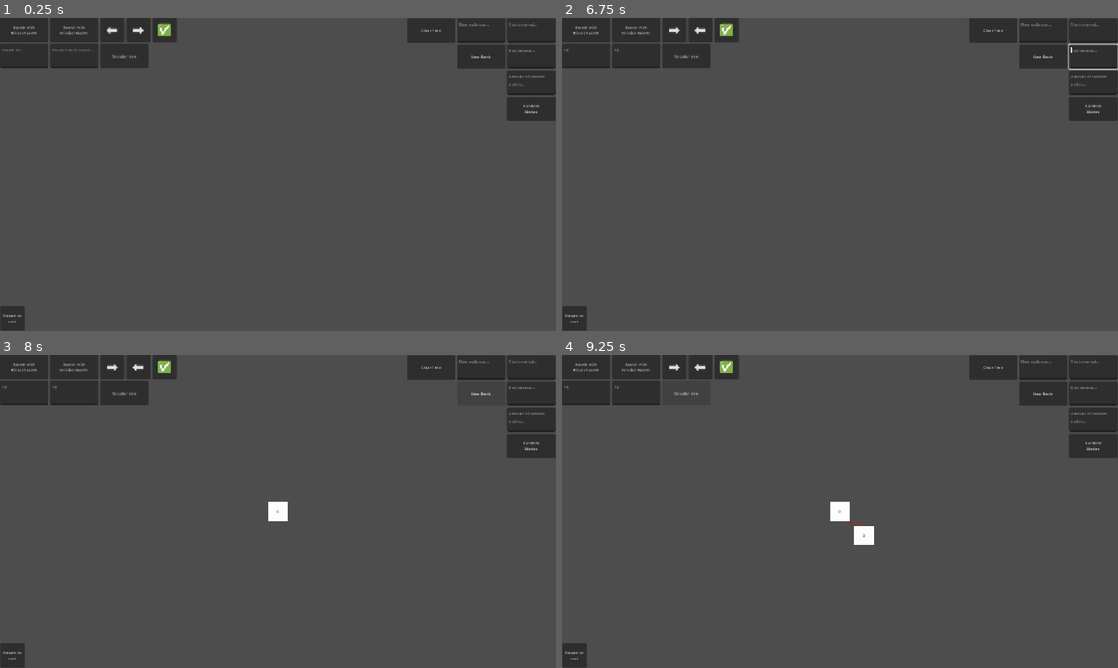
Above: before the commit, frames 1-4 (two rows, left to right).
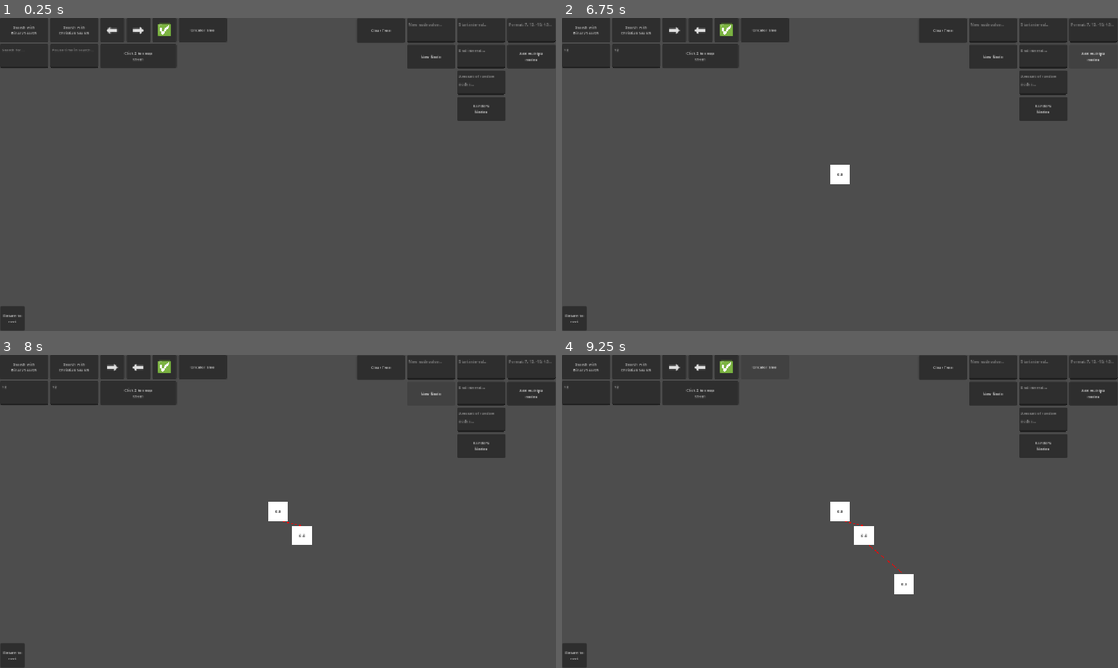
Above: after the commit, the same moments.

Repository: MalteFP/Godot-Binary-Search-Tree
Game: Godot game, scene res://main.tscn
The game is run twice, just before and just after one commit, with the same random seed, the same clock (stepped at 60 frames per second) and the same inputs.
Inputs (mouse positions are in pixels of both pictures, inside the frame that each line leads up to):
- Up to frame 1 (0.25 s): no input
- Up to frame 2 (6.75 s): click (584, 55) at 0.52 s; type "12" at 0.6 s; click (634, 55) at 0.75 s; type "12" at 0.83 s; click "Search with Binary Search" at 1.25 s; click "Search with Cristian Search" (after the commit: "Search with Christian Search") at 2 s; click "⬅️" at 2.75 s; click "➡️" at 3.5 s; click "✅" at 4.25 s; click (701, 55) at 5 s, where only the run after the commit has a clickable "Click 2 to swap them"; click "Random Nodes" at 5.75 s; click (1095, 55) at 6.5 s, where only the run after the commit has a clickable "Add multiple nodes"
- Up to frame 3 (8 s): click "New Node" at 7.25 s
- Up to frame 4 (9.25 s): click "New Node" at 8 s; click "Uncolor tree" at 8.75 s

The runs differ from the first frame. In frame 1, 5.1% of the frame differs, in the area x 10-100%, y 0-33%; in frame 2, 5.5%, in the area x 10-100%, y 0-54%; in frame 3, 4.8%; in frame 4, 4.7%.
Error before the commit: Invalid call. Nonexistent function 'resetAllActions' in base 'Nil'. (res://main.gd:76)

Commit message:
added exe

Diff:
--- a/main.gd
+++ b/main.gd
@@ -3,19 +3,15 @@
 var TreeNodeScene := preload("res://treeNode.tscn")
 var root
 var searchVal
-func create_node(val: int) -> treeNode:
+func create_node(val: float) -> treeNode:
 	var node = TreeNodeScene.instantiate()
 	node.init(val)
 	return node
-func _ready():
-	var Bool = true
-	if typeof(Bool) == 1:
-		print("true")
-	else:
-		print("false")
+
 
 func binarySearch():
-	searchVal = int(get_node("CanvasLayer/Search/Terms/Search for").text)
+	searchVal = float(get_node("CanvasLayer/Search/Terms/Search for").text)
+	print(searchVal)
 	var searching = root
 	while searching != null:
 		searching.get_node("ColorRect").color = Color(1.0, 1.0, 0.0, 1.0)
@@ -39,7 +35,7 @@
 
 func christianSearch():
 	var order = get_node("CanvasLayer/Search/OrderBox").get_order()
-	searchVal = int(get_node("CanvasLayer/Search/Terms/Search for").text)
+	searchVal = float(get_node("CanvasLayer/Search/Terms/Search for").text)
 	var searching = root
 
 	var actionsFunc = {
@@ -68,12 +64,17 @@
 				break
 		elif temp == null:
 			rect.color = Color(1.0, 0.0, 0.0, 1.0)
+			if searching.name == &"root":
+				break
 			searching = searching.get_parent()
 
 		elif typeof(temp) != 1:
 			rect.color = Color(1.0, 1.0, 1.0, 1.0)
 			searching = temp
-	root.resetAllActions()
+	if root != null:
+		root.resetAllActions()
+
+
 func left(searching) -> treeNode:
 	searching.checkedLeft = true
 	if searching.left:
@@ -104,21 +105,36 @@
 
 func addNode():
 	if root != null:
-		root.addNode(create_node(int(get_node("CanvasLayer/Tree/New node/New Node size").text)))
+		root.addNode(create_node(float(get_node("CanvasLayer/Tree/New node/New Node size").text)))
 	else:
-		root = create_node(int(get_node("CanvasLayer/Tree/New node/New Node size").text))
+		root = create_node(float(get_node("CanvasLayer/Tree/New node/New Node size").text))
 		root.name = "root"
 		add_child(root)
 
 func randomNodes():
-	for i in range(int(get_node("CanvasLayer/Tree/Random Node2/Amount of random nodes").text)):
+	for i in range(float(get_node("CanvasLayer/Tree/Random Node2/Amount of random nodes").text)):
 		if root != null:
-			root.addNode(create_node(randf_range(float(get_node("CanvasLayer/Tree/Random Node2/Start Interval").text), float(get_node("CanvasLayer/Tree/Random Node2/End Interval" ).text))))
+			root.addNode(create_node(int(randf_range(float(get_node("CanvasLayer/Tree/Random Node2/Start Interval").text), float(get_node("CanvasLayer/Tree/Random Node2/End Interval" ).text)))))
 		else:
-			root = create_node(randf_range(float(get_node("CanvasLayer/Tree/Random Node2/Start Interval").text), float(get_node("CanvasLayer/Tree/Random Node2/End Interval" ).text)))
+			root = create_node(int(randf_range(float(get_node("CanvasLayer/Tree/Random Node2/Start Interval").text), float(get_node("CanvasLayer/Tree/Random Node2/End Interval" ).text))))
 			root.name = "root"
 			add_child(root)
 
 func returnToRoot():
 	get_node("Camera2D").position = Vector2(0,0)
 	get_node("Camera2D").zoom = Vector2(1,1)
+
+
+
+func addMultiableNodes() -> void:
+	var text = str(get_node("CanvasLayer/Tree/VBoxContainer/Mulitable nodes").text)
+	var nums = text.split(", ")
+	for num in nums:
+		print(num)
+		print(float(num))
+		if root != null:
+			root.addNode(create_node(float(num)))
+		else:
+			root = create_node(float(num))
+			root.name = "root"
+			add_child(root)
--- a/main.tscn
+++ b/main.tscn
@@ -13,8 +13,8 @@
 [node name="CanvasLayer" type="CanvasLayer" parent="." unique_id=1318970796]
 
 [node name="Search" type="VFlowContainer" parent="CanvasLayer" unique_id=691400015]
-offset_right = 306.0
-offset_bottom = 104.0
+offset_right = 470.0
+offset_bottom = 123.0
 
 [node name="TypeOfSearch" type="VFlowContainer" parent="CanvasLayer/Search" unique_id=1559394755]
 layout_mode = 2
@@ -33,7 +33,7 @@
 layout_mode = 2
 theme_override_font_sizes/font_size = 8
 text = "Search with
-Cristian Search"
+Christian Search"
 
 [node name="Terms" type="VFlowContainer" parent="CanvasLayer/Search" unique_id=1207174092]
 layout_mode = 2
@@ -77,6 +77,14 @@
 theme_override_font_sizes/font_size = 30
 text = "✅"
 
+[node name="Explaination" type="Button" parent="CanvasLayer/Search" unique_id=191419624]
+custom_minimum_size = Vector2(100, 50)
+custom_maximum_size = Vector2(210, 50)
+layout_mode = 2
+theme_override_font_sizes/font_size = 8
+text = "Click 2 to swap
+them"
+
 [node name="Uncolor Tree" type="Button" parent="CanvasLayer/Search" unique_id=1933968393]
 custom_minimum_size = Vector2(100, 50)
 custom_maximum_size = Vector2(100, 50)
@@ -85,10 +93,10 @@
 text = "Uncolor tree"
 
 [node name="Tree" type="HFlowContainer" parent="CanvasLayer" unique_id=257966184]
-offset_left = 759.0
+offset_left = 644.0
 offset_top = 1.0
 offset_right = 1151.0
-offset_bottom = 213.0
+offset_bottom = 279.0
 alignment = 2
 
 [node name="Clear Tree" type="Button" parent="CanvasLayer/Tree" unique_id=2076212206]
@@ -105,7 +113,7 @@
 custom_minimum_size = Vector2(100, 50)
 layout_mode = 2
 theme_override_font_sizes/font_size = 8
-placeholder_text = "New node size..."
+placeholder_text = "New node value..."
 
 [node name="New Node" type="Button" parent="CanvasLayer/Tree/New node" unique_id=1516944850]
 custom_minimum_size = Vector2(100, 50)
@@ -144,6 +152,23 @@
 text = "Random
 Nodes"
 
+[node name="VBoxContainer" type="VBoxContainer" parent="CanvasLayer/Tree" unique_id=1354007806]
+layout_mode = 2
+
+[node name="Mulitable nodes" type="TextEdit" parent="CanvasLayer/Tree/VBoxContainer" unique_id=434400139]
+custom_minimum_size = Vector2(100, 50)
+layout_mode = 2
+theme_override_font_sizes/font_size = 8
+placeholder_text = "Format: 7, 13, -10, 4.5..."
+
+[node name="add multiable nodes" type="Button" parent="CanvasLayer/Tree/VBoxContainer" unique_id=2130461606]
+custom_minimum_size = Vector2(100, 50)
+custom_maximum_size = Vector2(100, 50)
+layout_mode = 2
+theme_override_font_sizes/font_size = 8
+text = "Add multiple
+nodes"
+
 [node name="HFlowContainer" type="HFlowContainer" parent="CanvasLayer" unique_id=1380060953]
 custom_minimum_size = Vector2(50, 50)
 custom_maximum_size = Vector2(50, 50)
@@ -162,11 +187,12 @@
 
 [connection signal="button_down" from="CanvasLayer/Search/TypeOfSearch/Binary Search Button" to="." method="binarySearch"]
 [connection signal="button_down" from="CanvasLayer/Search/TypeOfSearch/Cristian Search Button" to="." method="christianSearch"]
-[connection signal="button_down" from="CanvasLayer/Search/OrderBox/checkedLeft" to="CanvasLayer/Search/OrderBox" method="_on_button_pressed" binds= [0]]
-[connection signal="button_down" from="CanvasLayer/Search/OrderBox/checkedRight" to="CanvasLayer/Search/OrderBox" method="_on_button_pressed" binds= [1]]
-[connection signal="button_down" from="CanvasLayer/Search/OrderBox/checked" to="CanvasLayer/Search/OrderBox" method="_on_button_pressed" binds= [2]]
+[connection signal="button_down" from="CanvasLayer/Search/OrderBox/checkedLeft" to="CanvasLayer/Search/OrderBox" method="_on_button_pressed" binds= ["checkedLeft"]]
+[connection signal="button_down" from="CanvasLayer/Search/OrderBox/checkedRight" to="CanvasLayer/Search/OrderBox" method="_on_button_pressed" binds= ["checkedRight"]]
+[connection signal="button_down" from="CanvasLayer/Search/OrderBox/checked" to="CanvasLayer/Search/OrderBox" method="_on_button_pressed" binds= ["checked"]]
 [connection signal="button_down" from="CanvasLayer/Search/Uncolor Tree" to="." method="uncolorTree"]
 [connection signal="button_down" from="CanvasLayer/Tree/Clear Tree" to="." method="clearTree"]
 [connection signal="button_down" from="CanvasLayer/Tree/New node/New Node" to="." method="addNode"]
 [connection signal="button_down" from="CanvasLayer/Tree/Random Node2/Random Node" to="." method="randomNodes"]
+[connection signal="button_down" from="CanvasLayer/Tree/VBoxContainer/add multiable nodes" to="." method="addMultiableNodes"]
 [connection signal="button_down" from="CanvasLayer/HFlowContainer/Return to root" to="." method="returnToRoot"]
--- a/order_box.gd
+++ b/order_box.gd
@@ -1,20 +1,27 @@
 extends Control
 
 
-var selected = -1
+var selected = null
+var order = ["checkedLeft","checkedRight","checked"]
 
+func on_button_pressed(name: String):
+	if selected == null:
+		selected = name
+	else:
+		var aIndex = order.find(name)
+		var bIndex = order.find(selected)
 
-func on_button_pressed(index):
-	if selected == -1:
-		selected = index
-	else:
-		var a = get_child(selected)
-		var b = get_child(index)
+		var temp = order[aIndex]
+		order[aIndex] = order[bIndex]
+		order[bIndex] = temp
 
-		move_child(a, index)
-		move_child(b, selected)
+		var a = get_node(name)
+		var b = get_node(selected)
 
-		selected = -1
+		move_child(a, bIndex)
+		move_child(b, aIndex)
+
+		selected = null
 
 
 func get_order():
@@ -25,6 +32,5 @@
 
 	return order
 
-func _on_button_pressed(extra_arg_0: int):
-	print(extra_arg_0)
+func _on_button_pressed(extra_arg_0: String):
 	on_button_pressed(extra_arg_0)
--- a/treeNode.gd
+++ b/treeNode.gd
@@ -12,7 +12,7 @@
 
 
 
-func init(value: int, index := 0):
+func init(value: float, index := 0):
 	self.value = value
 	self.index = index
 	self.get_node("ColorRect/Label").text = str(value)
Not shown, added: export_presets.cfg
Binary file added: logo.png
Not shown, added: logo.png.import
Not shown, added: binary-search-tree.console.exe
Not shown, added: binary-search-tree.exe
Not shown, added: binary-search-tree.pck
Not shown, added: main.tscn24555043073.tmp
